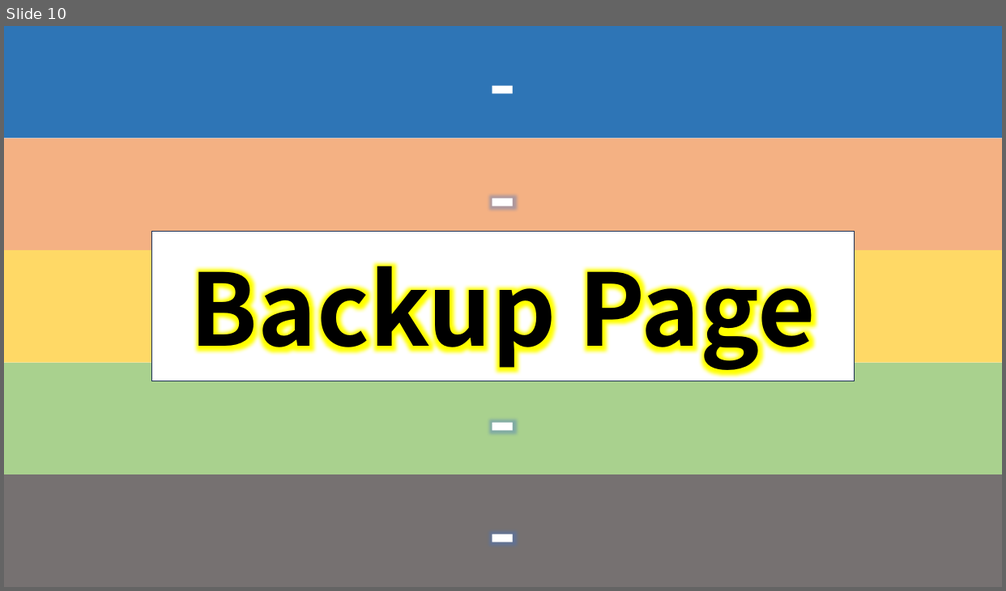
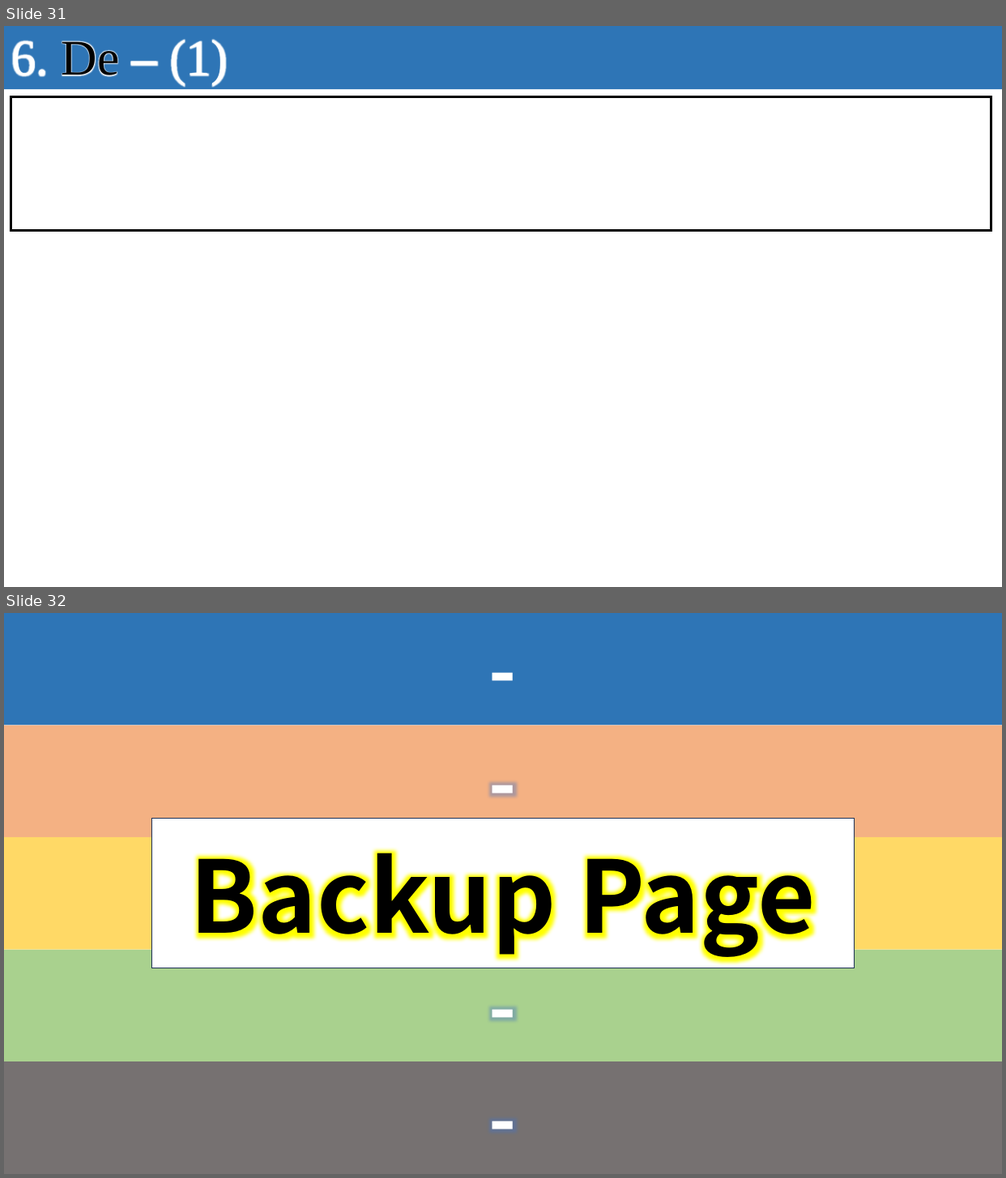
Before and after one commit to seonghokim/Study, a slide deck: Study Material/Linear Algebra.pptx. Shown one above the other, each under a label of ours: slide 10 before the commit, slides 31 and 32 after it. The pictures are 1006x591 and 1006x1178 pixels, drawn with LibreOffice and Linux fonts; fonts in the diff are those of the drawing; background and template pictures are left out. Boxes give left, top, right and bottom in pixels: in the first picture for what was removed or moved away, otherwise in the second. Text is boxed around its words. In the diff, an @@ line names an element or a change of style, - is before the commit and + after.

```diff
--- a/Study Material/Linear Algebra.pptx
+++ b/Study Material/Linear Algebra.pptx
@@ slide 31 added at [4, 26, 1002, 587], background #FFFFFF @@
@@ rectangle added at [4, 26, 1002, 89], fill #404040 @@
@@ rectangle added at [4, 26, 1002, 90], fill #2E75B6, 48 pt, text #FFFFFF @@
+6. De – (1)
@@ table added at [10, 97, 991, 230], 1 rows, 1 columns @@
+
@@ what was slide 10 is now slide 32 @@
```
Also in this commit, not shown: 3 slides changed, 23 other slides added.
